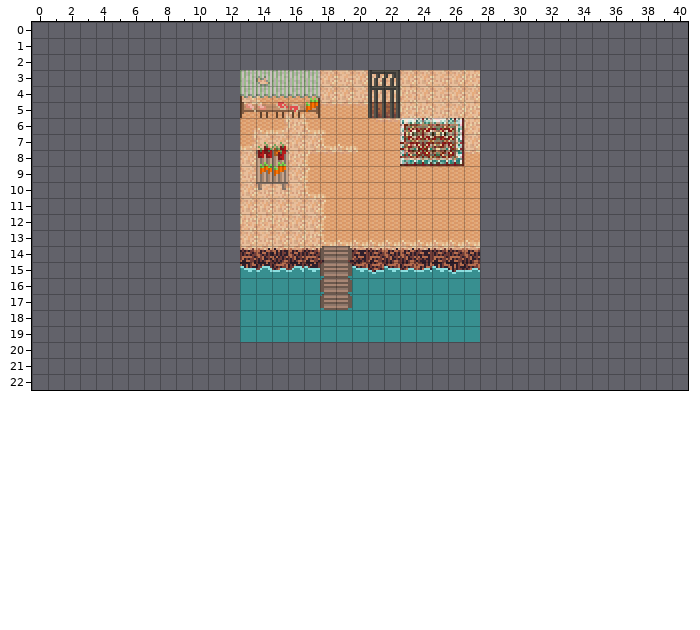
An edit to a level. Tiled map, maps/level0.tmx. The picture above is the old version.
Cells are 8x8 px. Shown: x 0..40, y 0..22. The old version is drawn lined up with the new one.
New version:
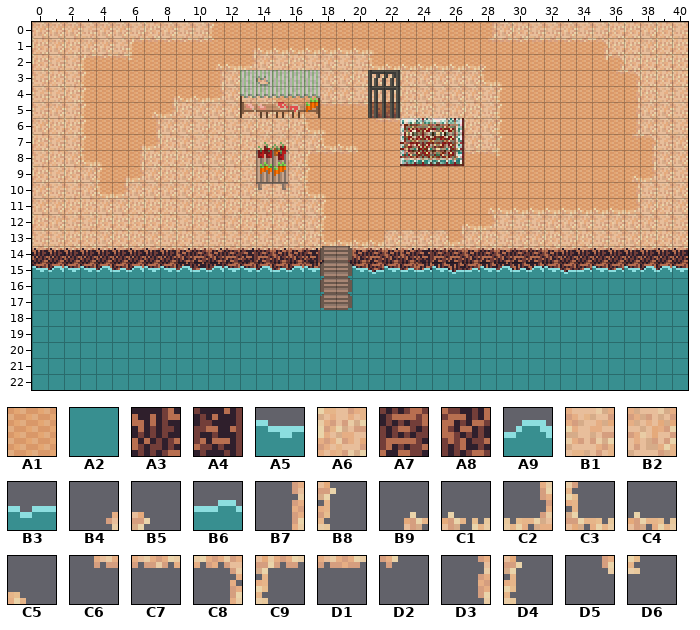
Key: from "Tileset": A1 0, A2 32, A3 36, A4 37, A5 64, A6 67, A7 68, A8 69, A9 96, B1 99, B2 100, B3 128, B4 131, B5 132, B6 160, B7 163, B8 164, B9 193, C1 194, C2 195, C3 196, C4 197, C5 198, C6 225, C7 226, C8 227, C9 228, D1 229, D2 230, D3 259, D4 260, D5 291, D6 292.
__ is an empty cell.
Changes in this commit:
map size 15x17 -> 41x23 cells (old content now starts at 13,3; both pictures use the new coordinates)
Layer "ground":
y 0: x 11..28 __ __ __ __ __ __ __ __ __ __ __ __ __ __ __ __ __ __ -> A1 A1 A1 A1 A1 A1 A1 A1 A1 A1 A1 A1 A1 A1 A1 A1 A1 A1
y 1: x 6..35 __ __ __ __ __ __ __ __ __ __ __ __ __ __ __ __ __ __ __ __ __ __ __ __ __ __ __ __ __ __ -> A1 A1 A1 A1 A1 A1 A1 A1 A1 A1 A1 A1 A1 A1 A1 A1 A1 A1 A1 A1 A1 A1 A1 A1 A1 A1 A1 A1 A1 A1
y 2: x 3..13 __ __ __ __ __ __ __ __ __ __ __ -> A1 A1 A1 A1 A1 A1 A1 A1 A1 A1 A1; x 21..36 __ __ __ __ __ __ __ __ __ __ __ __ __ __ __ __ -> A1 A1 A1 A1 A1 A1 A1 A1 A1 A1 A1 A1 A1 A1 A1 A1
y 3: x 3..11 __ __ __ __ __ __ __ __ __ -> A1 A1 A1 A1 A1 A1 A1 A1 A1; x 28..37 __ __ __ __ __ __ __ __ __ __ -> A1 A1 A1 A1 A1 A1 A1 A1 A1 A1
y 4: x 3..11 __ __ __ __ __ __ __ __ __ -> A1 A1 A1 A1 A1 A1 A1 A1 A1; x 29..37 __ __ __ __ __ __ __ __ __ -> A1 A1 A1 A1 A1 A1 A1 A1 A1
y 5: x 3..8 __ __ __ __ __ __ -> A1 A1 A1 A1 A1 A1; x 29..37 __ __ __ __ __ __ __ __ __ -> A1 A1 A1 A1 A1 A1 A1 A1 A1
y 6: x 3..7 __ __ __ __ __ -> A1 A1 A1 A1 A1; x 29..37 __ __ __ __ __ __ __ __ __ -> A1 A1 A1 A1 A1 A1 A1 A1 A1
y 7: x 3..7 __ __ __ __ __ -> A1 A1 A1 A1 A1; x 29..38 __ __ __ __ __ __ __ __ __ __ -> A1 A1 A1 A1 A1 A1 A1 A1 A1 A1
y 8: x 3..6 __ __ __ __ -> A1 A1 A1 A1; x 28..38 __ __ __ __ __ __ __ __ __ __ __ -> A1 A1 A1 A1 A1 A1 A1 A1 A1 A1 A1
y 9: x 4..6 __ __ __ -> A1 A1 A1; x 28..38 __ __ __ __ __ __ __ __ __ __ __ -> A1 A1 A1 A1 A1 A1 A1 A1 A1 A1 A1
y 10: x 4..5 __ __ -> A1 A1; x 28..37 __ __ __ __ __ __ __ __ __ __ -> A1 A1 A1 A1 A1 A1 A1 A1 A1 A1
y 11: x 28..37 __ __ __ __ __ __ __ __ __ __ -> A1 A1 A1 A1 A1 A1 A1 A1 A1 A1
y 12: x 28 __ -> A1
y 14: x 0..15 __ __ __ __ __ __ __ __ __ __ __ __ __ A7 A8 A3 -> A3 A3 A3 A3 A3 A3 A3 A3 A3 A8 A7 A8 A7 A4 A7 A8; x 17..18 A7 A8 -> A4 A7; x 20 A4 -> A8; x 28..40 __ __ __ __ __ __ __ __ __ __ __ __ __ -> A7 A8 A7 A7 A8 A3 A3 A3 A3 A3 A3 A3 A3
y 15: x 0..14 __ __ __ __ __ __ __ __ __ __ __ __ __ A3 A4 -> A7 A7 A7 A7 A7 A7 A7 A7 A7 A4 A4 A4 A7 A7 A7; x 16..19 A4 A4 A4 A7 -> A7 A8 A3 A3; x 28..40 __ __ __ __ __ __ __ __ __ __ __ __ __ -> A3 A4 A3 A3 A7 A7 A7 A7 A7 A7 A7 A7 A7
y 16..19: x 0..12 __ __ __ __ __ __ __ __ __ __ __ __ __ -> A2 A2 A2 A2 A2 A2 A2 A2 A2 A2 A2 A2 A2; x 28..40 __ __ __ __ __ __ __ __ __ __ __ __ __ -> A2 A2 A2 A2 A2 A2 A2 A2 A2 A2 A2 A2 A2
y 20..22: x 0..40 __ __ __ __ __ __ __ __ __ __ __ __ __ __ __ __ __ __ __ __ __ __ __ __ __ __ __ __ __ __ __ __ __ __ __ __ __ __ __ __ __ -> A2 A2 A2 A2 A2 A2 A2 A2 A2 A2 A2 A2 A2 A2 A2 A2 A2 A2 A2 A2 A2 A2 A2 A2 A2 A2 A2 A2 A2 A2 A2 A2 A2 A2 A2 A2 A2 A2 A2 A2 A2
Layer "ground-detail1":
y 0: x 0..11 __ __ __ __ __ __ __ __ __ __ __ __ -> B2 B2 B2 B1 B2 B2 B1 A6 B2 B1 B1 B8; x 28..40 __ __ __ __ __ __ __ __ __ __ __ __ __ -> B7 B2 A6 B1 B1 B2 B1 B1 A6 A6 B2 A6 B1
y 1: x 0..11 __ __ __ __ __ __ __ __ __ __ __ __ -> A6 B2 A6 B2 B2 B1 C9 D1 C7 C7 C7 D2; x 13..21 __ __ __ __ __ __ __ __ __ -> B4 C1 C1 C1 C1 C1 C4 C1 C5; x 28..40 __ __ __ __ __ __ __ __ __ __ __ __ __ -> C6 D1 C7 D1 D1 C7 C7 C8 A6 A6 B2 A6 A6
y 2: x 0..6 __ __ __ __ __ __ __ -> A6 B1 B1 C9 C7 D1 D6; x 11..28 __ __ __ __ __ __ __ __ __ __ __ __ __ __ __ __ __ __ -> B9 C4 C2 B2 B1 A6 B1 B2 B1 B1 C3 C1 C1 C1 C4 C1 C4 B5; x 35..40 __ __ __ __ __ __ -> D5 C8 A6 A6 A6 A6
y 3: x 0..3 __ __ __ __ -> B1 A6 B1 B8; x 11..12 __ __ -> B7 B2; x 19..20 B1 B2 -> B2 A6; x 23 B2 -> A6; x 25 B1 -> B2; x 27..29 A6 __ __ -> B2 C3 C5; x 36..40 __ __ __ __ __ -> C6 C8 A6 A6 A6
y 4: x 0..3 __ __ __ __ -> B1 B1 A6 D4; x 8..15 __ __ __ __ __ B2 C9 D1 -> B4 C1 C1 C2 B2 B1 B1 C9; x 28..29 __ __ -> B1 D4; x 37..40 __ __ __ __ -> D3 A6 B1 B1
y 5: x 0..3 __ __ __ __ -> B1 B2 B1 B8; x 7..15 __ __ __ __ __ __ C7 D2 B4 -> B9 C2 A6 B2 B2 B2 A6 B2 C3; x 28..29 __ __ -> B1 D4; x 37..40 __ __ __ __ -> D3 B2 B2 B1
y 6: x 0..3 __ __ __ __ -> B2 A6 A6 D4; x 7..15 __ __ __ __ __ __ B4 C1 C2 -> B7 B2 B2 B1 A6 B1 B2 A6 B1; x 28..29 __ __ -> B2 D4; x 37..40 __ __ __ __ -> B7 B2 B2 B1
y 7: x 0..3 __ __ __ __ -> A6 B1 B1 B8; x 6..14 __ __ __ __ __ __ __ C2 B1 -> B4 C2 A6 B2 B1 A6 B1 A6 B2; x 28..29 __ __ -> B1 B8; x 37..40 __ __ __ __ -> C6 C8 B1 B2
y 8: x 0..4 __ __ __ __ __ -> B1 A6 B2 C3 C5; x 6..13 __ __ __ __ __ __ __ B2 -> B7 A6 A6 A6 B2 B2 B2 A6; x 28..29 __ __ -> D1 D6; x 38..40 __ __ __ -> D3 B2 B2
y 9: x 0..12 __ __ __ __ __ __ __ __ __ __ __ __ __ -> A6 B1 A6 B2 B8 B4 C2 B2 A6 B2 A6 B2 A6; x 37..40 __ __ __ __ -> B9 C2 B2 B1
y 10: x 0..12 __ __ __ __ __ __ __ __ __ __ __ __ __ -> B2 B1 B1 B2 C3 C2 B2 B2 B2 B2 A6 A6 A6; x 37..40 __ __ __ __ -> D3 B1 B1 B2
y 11: x 0..13 __ __ __ __ __ __ __ __ __ __ __ __ __ B2 -> B2 B2 A6 A6 B2 B2 A6 A6 A6 B2 A6 B2 A6 A6; x 28..40 __ __ __ __ __ __ __ __ __ __ __ __ __ -> B9 C4 C1 C4 C4 C4 C1 C1 C4 C2 B2 A6 B2
y 12: x 0..12 __ __ __ __ __ __ __ __ __ __ __ __ __ -> A6 B2 B1 B1 A6 A6 A6 A6 A6 B1 A6 B1 B2; x 26..40 __ __ __ __ __ __ __ __ __ __ __ __ __ __ __ -> B4 C4 C2 B1 B1 B1 B2 B2 B2 B1 B2 B2 B2 B1 B1
y 13: x 0..12 __ __ __ __ __ __ __ __ __ __ __ __ __ -> B1 B1 A6 A6 B2 A6 A6 B2 B1 A6 B1 B1 B1; x 22..40 C1 C4 C1 C4 C1 C4 __ __ __ __ __ __ __ __ __ __ __ __ __ -> B2 B1 B2 B2 C2 B2 A6 B1 B2 B2 A6 B1 A6 B1 B1 B2 A6 A6 B2
y 14: x 0..12 __ __ __ __ __ __ __ __ __ __ __ __ __ -> D1 C7 C7 C7 C7 D1 D1 D1 C7 C7 C7 C7 D1; x 28..40 __ __ __ __ __ __ __ __ __ __ __ __ __ -> C7 D1 D1 C7 D1 D1 D1 D1 D1 C7 D1 C7 D1
y 15: x 0..12 __ __ __ __ __ __ __ __ __ __ __ __ __ -> A5 A9 A5 A5 A9 B6 A9 A5 A5 A9 B6 A9 A5; x 28..40 __ __ __ __ __ __ __ __ __ __ __ __ __ -> A5 A9 B6 A9 A5 B3 B6 A5 B6 A5 A9 A9 A5
